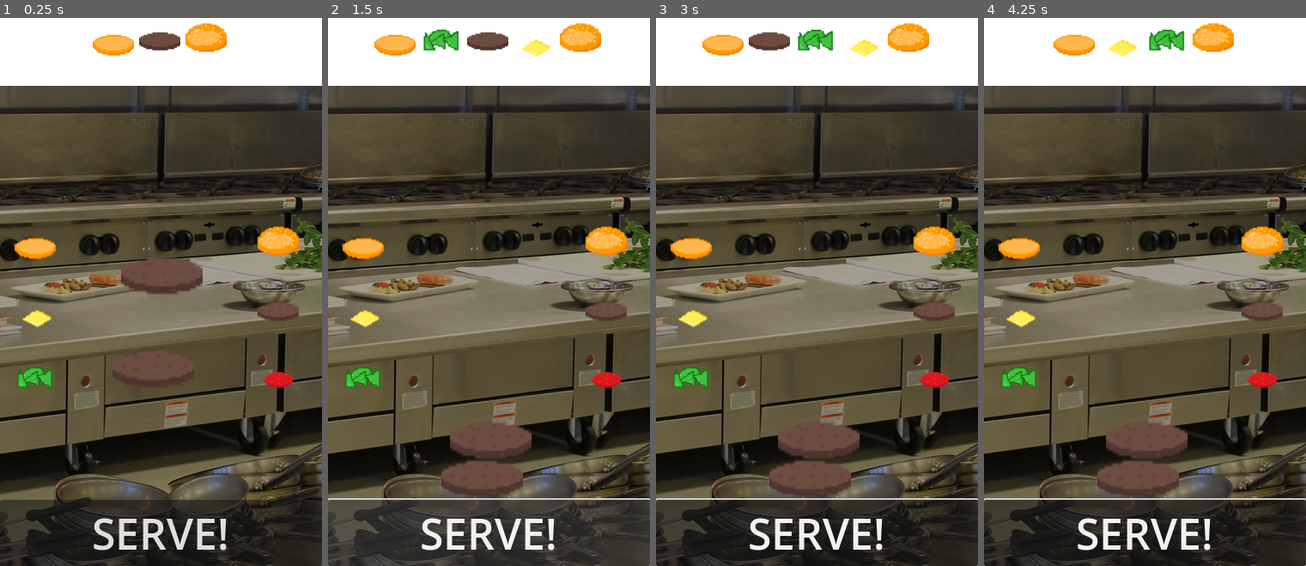
Above: before the commit, frames 1-4 (left to right).
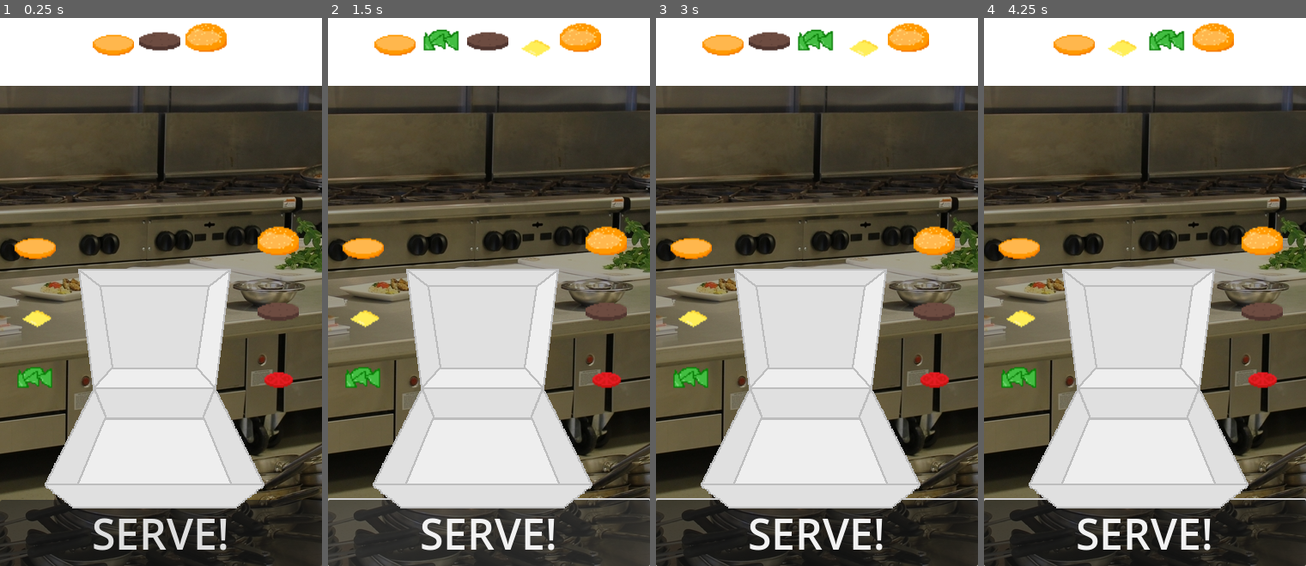
Above: after the commit, the same moments.

Repository: noahmacaulay/Burger
Game: Godot game, scene res://burgerparts.tscn
Same seed, same stepped clock (60 frames per second), same inputs: the game is played once before the commit and once after it.
Inputs (mouse positions are in pixels of both pictures, inside the frame that each line leads up to):
- Up to frame 1 (0.25 s): no input
- Up to frame 2 (1.5 s): click "SERVE!" at 0.5 s; click "SERVE!" at 1.25 s
- Up to frame 3 (3 s): click "SERVE!" at 2 s; tap Enter at 2.75 s; move the mouse to (820, 439) at 2.77 s; click (820, 439) at 2.92 s
- Up to frame 4 (4.25 s): tap Space at 3.5 s; move the mouse to (1138, 478) at 3.52 s; click (1138, 478) at 3.67 s

The runs differ from the first frame. In frame 1, 22% of the frame differs, in the area x 13-83%, y 43-90%; in frame 2, 21%; in frame 3, 21%; in frame 4, 21%.

Commit message:
Update burgerparts.tscn

Diff:
--- a/burgerparts.tscn
+++ b/burgerparts.tscn
@@ -5,21 +5,21 @@
 [ext_resource type="Texture2D" uid="uid://dmk58jvd3td0f" path="res://assets/cheese.png" id="2_ag4c1"]
 [ext_resource type="Texture2D" uid="uid://biujcljfjao67" path="res://assets/kitchen.jpg" id="2_jnl37"]
 [ext_resource type="Texture2D" uid="uid://cikvlc12ok1re" path="res://assets/lettuce.png" id="3_asvfj"]
-[ext_resource type="PackedScene" path="res://BurgerPart.tscn" id="3_oax5m"]
 [ext_resource type="Texture2D" uid="uid://dlceavs2wbm2t" path="res://assets/burger-top.png" id="4_bddjj"]
 [ext_resource type="Texture2D" uid="uid://2e3w0hkfsg3e" path="res://assets/beef.png" id="5_uw2la"]
 [ext_resource type="Texture2D" uid="uid://b4v3ou2vmcg1a" path="res://assets/tomato.png" id="6_k1cjq"]
+[ext_resource type="Texture2D" uid="uid://blfcdx82dyigq" path="res://assets/Takeout.png" id="9_3qdy2"]
 
 [sub_resource type="Theme" id="Theme_obrph"]
 
 [sub_resource type="RectangleShape2D" id="RectangleShape2D_fcini"]
-size = Vector2(640, 415)
+size = Vector2(640, 431.5)
 
 [sub_resource type="RectangleShape2D" id="RectangleShape2D_1bihd"]
-size = Vector2(646, 657)
+size = Vector2(132, 339)
 
 [sub_resource type="RectangleShape2D" id="RectangleShape2D_vapkt"]
-size = Vector2(720, 618)
+size = Vector2(129, 343)
 
 [node name="burgerparts" type="Control"]
 layout_mode = 3
@@ -41,12 +41,6 @@
 grow_vertical = 2
 texture = ExtResource("2_jnl37")
 stretch_mode = 6
-
-[node name="BurgerPart" parent="." instance=ExtResource("3_oax5m")]
-position = Vector2(189, 296)
-
-[node name="BurgerPart2" parent="." instance=ExtResource("3_oax5m")]
-position = Vector2(179, 405)
 
 [node name="IngredientsLeft" type="VBoxContainer" parent="."]
 layout_mode = 1
@@ -156,20 +150,24 @@
 [node name="StaticBody2D" type="StaticBody2D" parent="."]
 
 [node name="CollisionShape2D" type="CollisionShape2D" parent="StaticBody2D"]
-position = Vector2(191, 795)
+position = Vector2(191, 786.75)
 shape = SubResource("RectangleShape2D_fcini")
 
 [node name="StaticBody2D2" type="StaticBody2D" parent="."]
 
 [node name="CollisionShape2D" type="CollisionShape2D" parent="StaticBody2D2"]
-position = Vector2(697, 266.5)
+position = Vector2(344, 430)
 shape = SubResource("RectangleShape2D_1bihd")
 
 [node name="StaticBody2D3" type="StaticBody2D" parent="."]
 
 [node name="CollisionShape2D" type="CollisionShape2D" parent="StaticBody2D3"]
-position = Vector2(-358, 297)
+position = Vector2(25.5, 430)
 shape = SubResource("RectangleShape2D_vapkt")
+
+[node name="Takeout" type="Sprite2D" parent="."]
+position = Vector2(180, 443)
+texture = ExtResource("9_3qdy2")
 
 [connection signal="pressed" from="IngredientsLeft/BurgerBottom/button2" to="." method="_on_button_2_pressed"]
 [connection signal="pressed" from="BottomUI/Button" to="." method="_on_button_pressed"]
